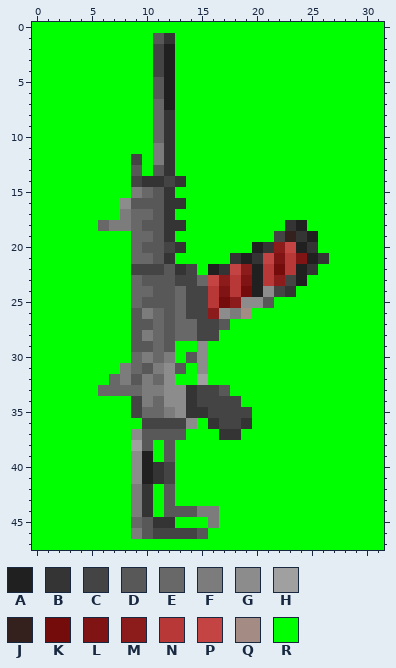
Two states of a pixel-art sprite, Resources/BallisticWeapons/Shotguns/BigOrigin12_30.png. The picture above is the old version.
The file is 32x48 pixels.
Palette (. is transparent): A #202020  B #343434  C #444444  D #585858  E #686868  F #7c7c7c  G #8c8c8c  H #a0a0a0  J #34201c  K #740c0c  L #801414  M #8c1c1c  N #b83838  P #c44444  Q #a48c84  R #00ff00
Pixels before, first column x 0:
 0 RRRRRRRRRRRRRRRRRRRRRRRRRRRRRRRR
 1 RRRRRRRRRRRDBRRRRRRRRRRRRRRRRRRR
 2 RRRRRRRRRRRCARRRRRRRRRRRRRRRRRRR
 3 RRRRRRRRRRRCARRRRRRRRRRRRRRRRRRR
 4 RRRRRRRRRRRCARRRRRRRRRRRRRRRRRRR
 5 RRRRRRRRRRRDARRRRRRRRRRRRRRRRRRR
 6 RRRRRRRRRRRDARRRRRRRRRRRRRRRRRRR
 7 RRRRRRRRRRREARRRRRRRRRRRRRRRRRRR
 8 RRRRRRRRRRREBRRRRRRRRRRRRRRRRRRR
 9 RRRRRRRRRRREBRRRRRRRRRRRRRRRRRRR
10 RRRRRRRRRRREBRRRRRRRRRRRRRRRRRRR
11 RRRRRRRRRRRFBRRRRRRRRRRRRRRRRRRR
12 RRRRRRRRRCRFBRRRRRRRRRRRRRRRRRRR
13 RRRRRRRRRDRDBRRRRRRRRRRRRRRRRRRR
14 RRRRRRRRRCBBCBRRRRRRRRRRRRRRRRRR
15 RRRRRRRRRFEDBRRRRRRRRRRRRRRRRRRR
16 RRRRRRRRGDDDBBRRRRRRRRRRRRRRRRRR
17 RRRRRRRRFEEDBRRRRRRRRRRRRRRRRRRR
18 RRRRRREFFEDDBBRRRRRRRRRBARRRRRRR
19 RRRRRRRRREEDBRRRRRRRRRCJBARRRRRR
20 RRRRRRRRREDDCBRRRRRRABMPABRRRRRR
21 RRRRRRRRREEDBRRRRRBABPLNLABRRRRR
22 RRRRRRRRRCCCDBCRABPMANKNABRRRRRR
23 RRRRRRRRREDDDCCEPMNLANMCARRRRRRR
24 RRRRRRRRREEDDECCNLNKAGCBRRRRRRRR
25 RRRRRRRRREDDDECCNKMGGDRRRRRRRRRR
26 RRRRRRRRRDFEDECCMGFQRRRRRRRRRRRR
27 RRRRRRRRRDDEDEECCDRRRRRRRRRRRRRR
28 RRRRRRRRRDFEDEECCRRRRRRRRRRRRRRR
29 RRRRRRRRRDDEDRRGRRRRRRRRRRRRRRRR
30 RRRRRRRRREFEFRDGRRRRRRRRRRRRRRRR
31 RRRRRRRRFEDFGDRGRRRRRRRRRRRRRRRR
32 RRRRRRREFDFEGRRHRRRRRRRRRRRRRRRR
33 RRRRRREEEEFFGGBCCDRRRRRRRRRRRRRR
34 RRRRRRRRRCFEGGBCCCCRRRRRRRRRRRRR
35 RRRRRRRRRCEEFGBBCCCCRRRRRRRRRRRR
36 RRRRRRRRRRCCCCGRBCCBRRRRRRRRRRRR
37 RRRRRRRRRGDDDDRRRBBRRRRRRRRRRRRR
38 RRRRRRRRRHDRDRRRRRRRRRRRRRRRRRRR
39 RRRRRRRRRGARDRRRRRRRRRRRRRRRRRRR
40 RRRRRRRRRGABCRRRRRRRRRRRRRRRRRRR
41 RRRRRRRRRGABCRRRRRRRRRRRRRRRRRRR
42 RRRRRRRRRFBRDRRRRRRRRRRRRRRRRRRR
43 RRRRRRRRRFBRDRRRRRRRRRRRRRRRRRRR
44 RRRRRRRRRFBRDDDFFRRRRRRRRRRRRRRR
45 RRRRRRRRREDBBRRRFRRRRRRRRRRRRRRR
46 RRRRRRRRRFDCCCCDRRRRRRRRRRRRRRRR
47 RRRRRRRRRRRRRRRRRRRRRRRRRRRRRRRR
After:
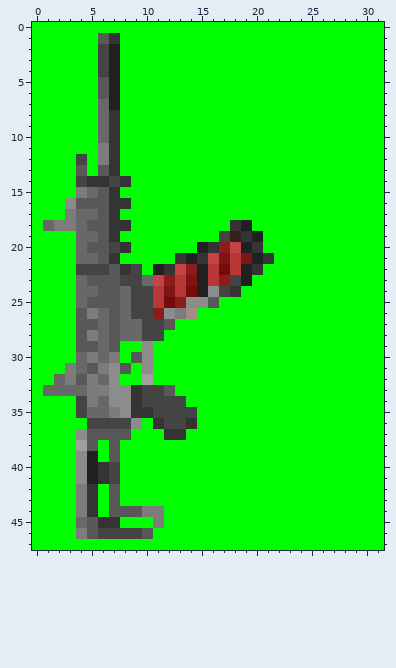
Changes in this commit:
Changed rows in their new state; - is an unchanged pixel.
first column x 1:
 1 -----DB---RR--------------
 2 -----CA---RR--------------
 3 -----CA---RR--------------
 4 -----CA---RR--------------
 5 -----DA---RR--------------
 6 -----DA---RR--------------
 7 -----EA---RR--------------
 8 -----EB---RR--------------
 9 -----EB---RR--------------
10 -----EB---RR--------------
11 -----FB---RR--------------
12 ---C-FB-R-RR--------------
13 ---D-DB-R-RR--------------
14 ---CBBCBRRRRR-------------
15 ---FEDB-RRRR--------------
16 --GDDDBBRRRRR-------------
17 --FEEDBRRRRR--------------
18 EFFEDDBBRRRRR----BA---RR--
19 ---EEDB-RRRR----CJBA-RRRR-
20 ---EDDCBRRRRR-ABMPABRRRRR-
21 ---EEDB-RRRRBABPLNLABRRRRR
22 ---CCCDB-RABPMANKNABRRRRR-
23 ---EDDDCCEPMNLAN-CARRRRR--
24 ---EEDDECCNLNKAGCBRRRRR---
25 ---EDDDECCNKMGGDRRRRR-----
26 ---DFEDECCMGFQRRRRR-------
27 ---DDEDEECC-RRRRR---------
28 ---DFEDEECCRRRRR----------
29 ---DDED-RGRR--R-----------
30 ---EFEF-DGRR-RR-----------
31 --FEDFGDRGRRR-R-----------
32 -EFDFEGRRHRR--R-----------
33 EEEEFFGGBCCDRRRRR---------
34 ---CFEGGBCCCCRRRRR--------
35 ---CEEFGBBCCCCRRRRR-------
36 ----CCCCGRB--B-RRRR-------
37 ---GDDDDRRRBB---RR--------
38 ---HD-D-RR-R--------------
39 ---GA-D-RR-R--------------
40 ---GABC-RRRR--------------
41 ---GABC-RRRR--------------
42 ---FB-D-RR-R--------------
43 ---FB-D-RR-R--------------
44 ---FB-DDDFFRRRRR----------
45 ---EDBB-RRFR---R----------
46 ---FDCCCC-RRRRR-----------
Changed places in both pictures, as pixel boxes (x1, y1, x2, y2):
changed: (43, 33, 329, 539)
